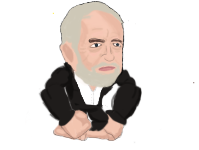
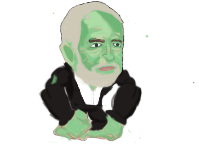
Layer changes from the first 199×150 image to the second:
added layer "Layer 28" above "head" over 44, 29, 149, 143
added group "head" (1st of 2) with 16 layers above "head" over 52, 9, 149, 89
added layer "outline top" in group "head" over 88, 38, 123, 62
added layer "eye brows" in group "head" over 88, 39, 125, 82
added layer "Layer 27" in group "head" over 93, 23, 124, 47
added layer "eye hite" in group "head" over 91, 43, 121, 48
added layer "hair" in group "head" over 60, 9, 125, 88
added layer "lips" in group "head" over 94, 34, 117, 72
added layer "face crease" in group "head" over 78, 27, 123, 67
added layer "face shadow" (37%) in group "head" over 75, 9, 124, 72
added layer "face highlights" (91%) in group "head" over 83, 10, 123, 60
added layer "face" in group "head" over 52, 9, 125, 89
added layer "ear shadow" (51%) in group "head" over 62, 43, 75, 64
added layer "ear" in group "head" over 60, 42, 78, 80
added layer "ouline" in group "head" over 60, 9, 125, 88
hid group "head" (2nd of 2) (1 layers) over 52, 9, 149, 89
